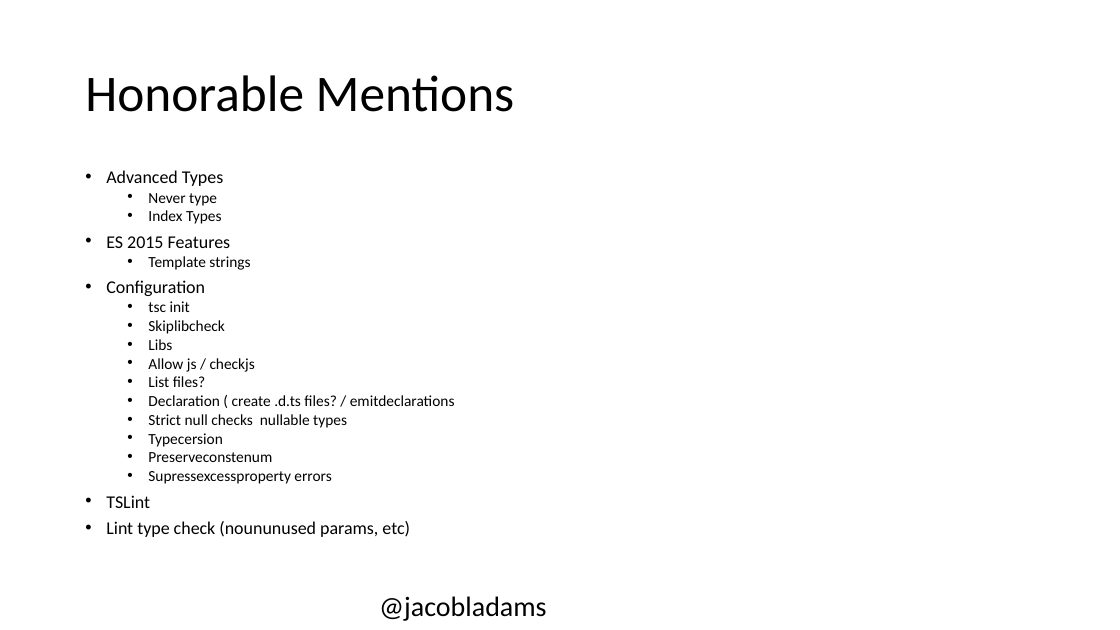
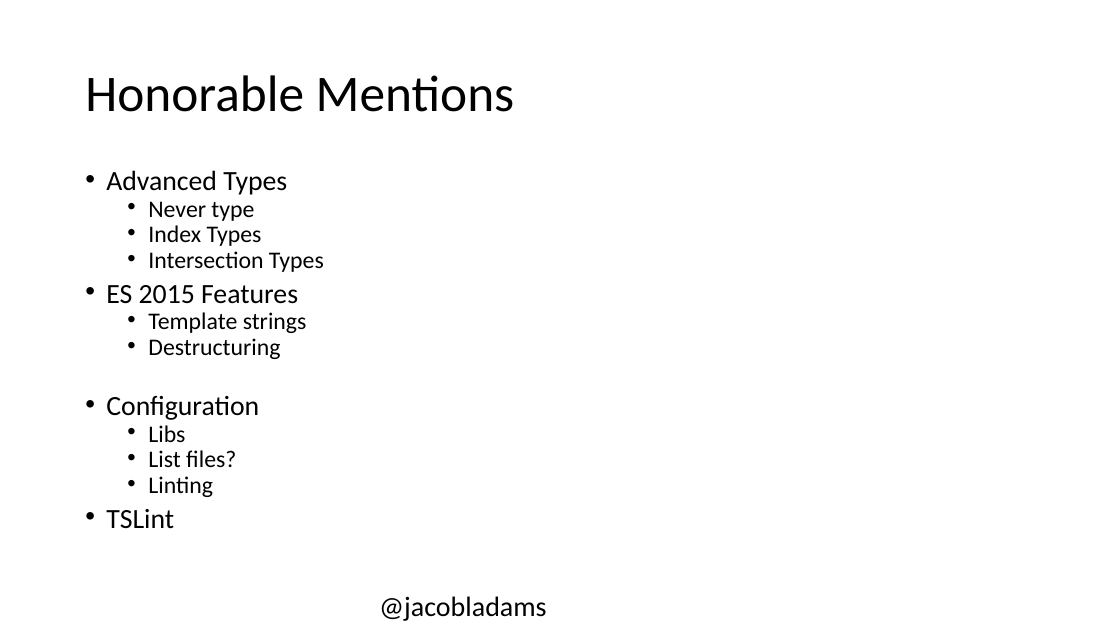
Before and after one commit to jacobladams/hidden-gems-in-typescript-presentation, a slide deck: slide 4 of Hidden Gems In TypeScript.pptx. Drawn at 1120x630 pixels with LibreOffice and Linux fonts; fonts in the diff are those of the drawing. Boxes give left, top, right and bottom in pixels: in the first picture for what was removed or moved away, otherwise in the second. Text is boxed around its words. In the diff, an @@ line names an element or a change of style, - is before the commit and + after.

Commit message:
Updated presentation and added union types example

```diff
--- a/Hidden Gems In TypeScript.pptx
+++ b/Hidden Gems In TypeScript.pptx
@@ text at [106, 170, 307, 529]: size 15.4 to 23.8 pt in "Advanced Types", "ES 2015 Features", "Configuration", "TSLint"; size 13.2 to 20.4 pt in "Never type", "Index Types", "Template strings", "Libs" and 1 more places @@
@@ text at [148, 251, 324, 272]: paragraph added @@
+  • Intersection Types
@@ text at [148, 301, 225, 334]: paragraphs removed @@
-  • tsc init
-  • Skiplibcheck
@@ text at [148, 338, 280, 359]: paragraph added @@
+  • Destructuring
@@ text at [148, 358, 255, 372]: paragraph removed @@
-  • Allow js / checkjs
@@ text at [148, 476, 213, 497]: text changed; size 13.2 to 20.4 pt @@
-  • Declaration ( create .d.ts files? / emitdeclarations
-  • Strict null checks nullable types
-  • Typecersion
-  • Preserveconstenum
-  • Supressexcessproperty errors
+  • Linting
@@ text at [106, 521, 410, 537]: paragraph removed @@
-• Lint type check (noununused params, etc)
```
Also in this commit, not shown: 2 other slides changed, 9 other files.
